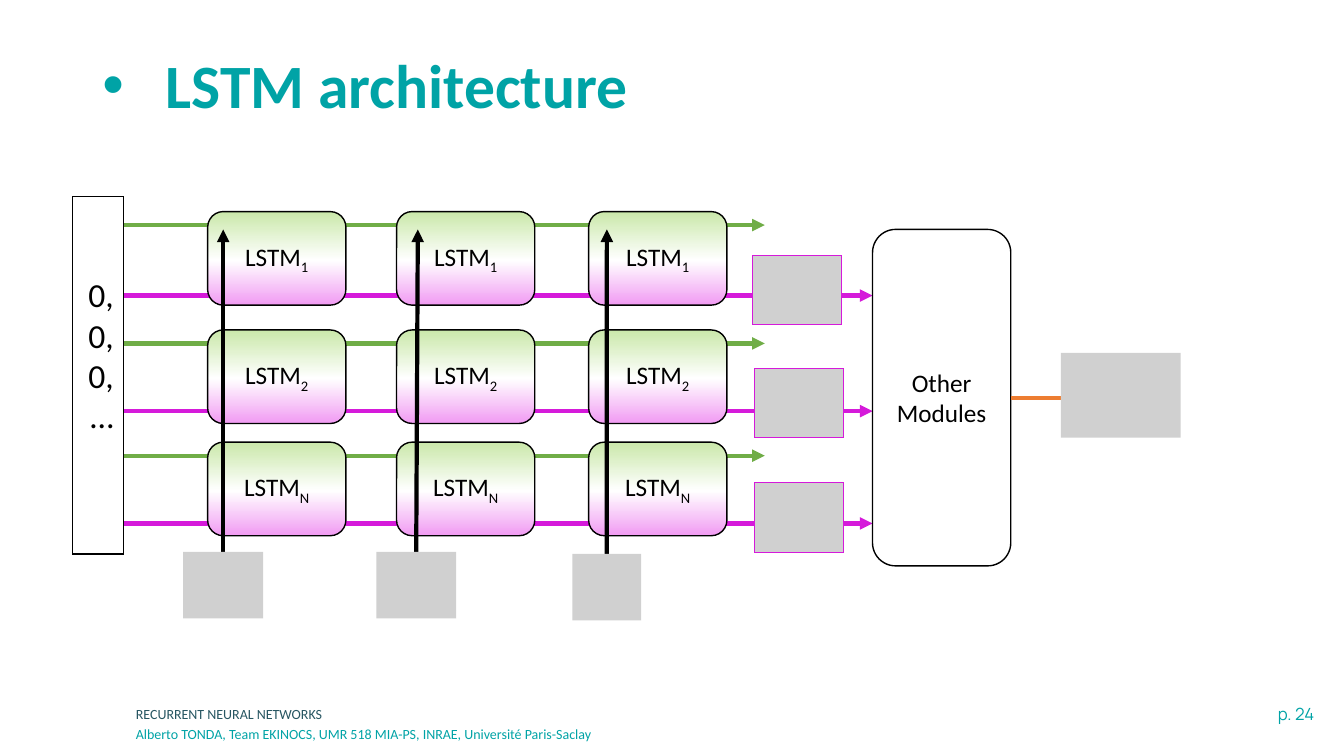
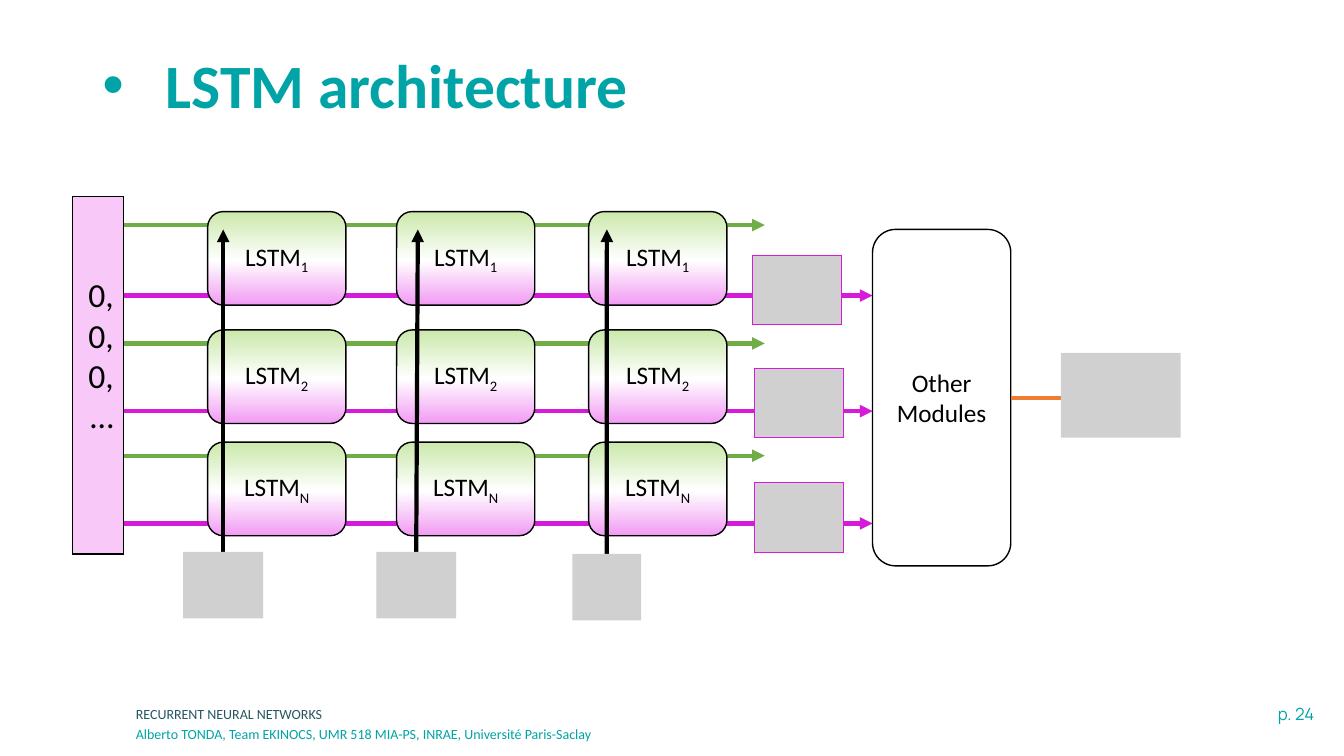
Before and after one commit to albertotonda/teaching, a slide deck: slide 24 of deep-learning-in-practice-with-pytorch/4-recurrent-neural-networks.pptx. Drawn at 1344x756 pixels with LibreOffice and Linux fonts; fonts in the diff are those of the drawing; grey boxes stand for pictures; background and template pictures are left out. Boxes give left, top, right and bottom in pixels: in the first picture for what was removed or moved away, otherwise in the second. Text is boxed around its words. In the diff, an @@ line names an element or a change of style, - is before the commit and + after.

```diff
--- a/deep-learning-in-practice-with-pytorch/4-recurrent-neural-networks.pptx
+++ b/deep-learning-in-practice-with-pytorch/4-recurrent-neural-networks.pptx
@@ rectangle "0," at bbox=[73, 197, 124, 555]: fill #FFFFFF to #F7C8F8 @@
```
Also in this commit, not shown: 4 other slides changed, 4 other files.
